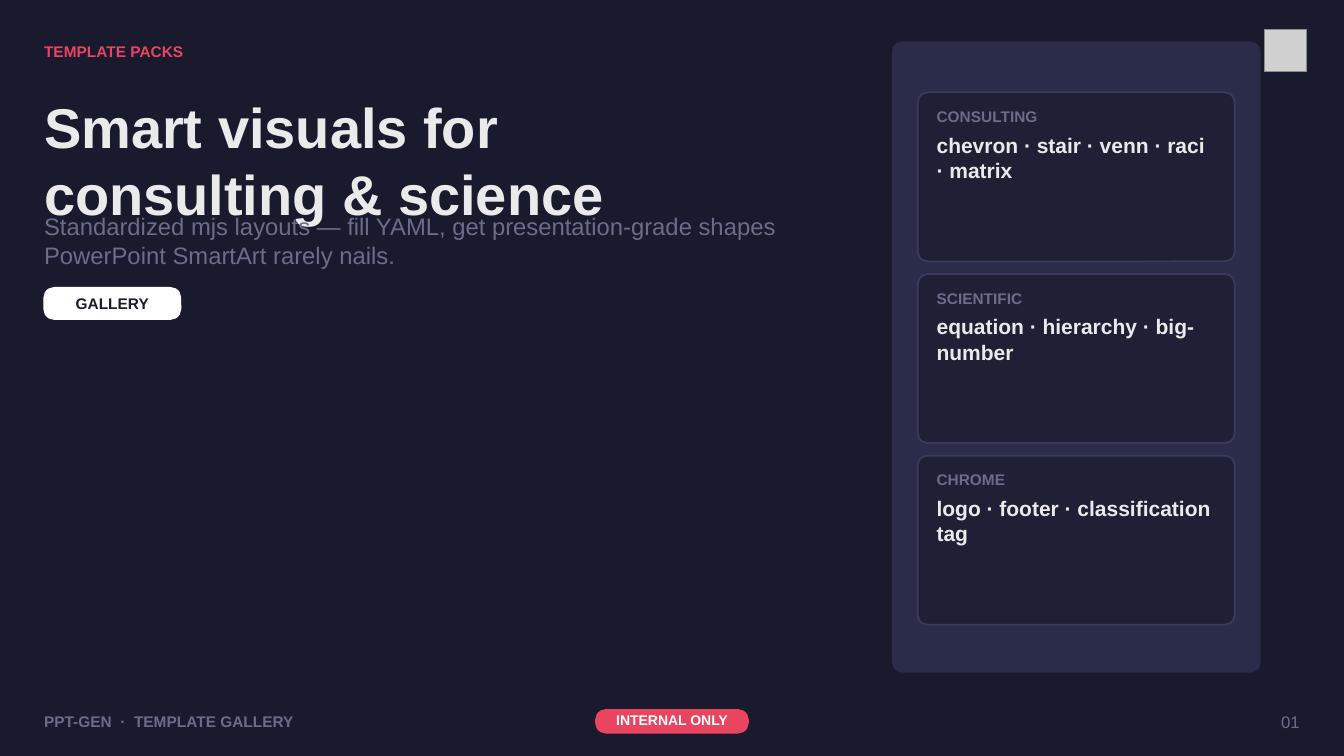
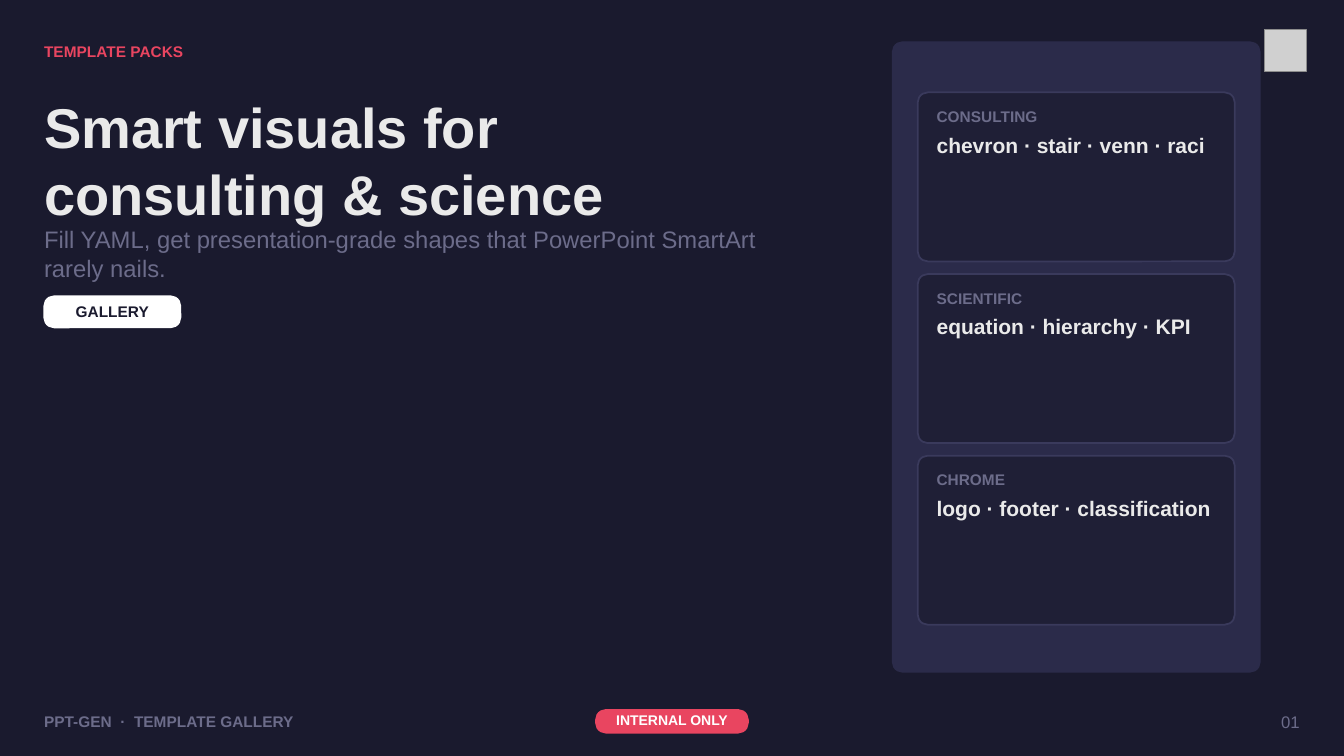
Before and after one commit to dhanesh123in/ppt-gen, a slide deck: slide 1 of examples/template-gallery.pptx. Drawn at 1344x756 pixels with LibreOffice and Linux fonts; fonts in the diff are those of the drawing; grey boxes stand for pictures. Boxes give left, top, right and bottom in pixels: in the first picture for what was removed or moved away, otherwise in the second. Text is boxed around its words. In the diff, an @@ line names an element or a change of style, - is before the commit and + after.

```diff
--- a/examples/template-gallery.pptx
+++ b/examples/template-gallery.pptx
@@ text at [937,137,1204,153]: text changed @@
-chevron · stair · venn · raci · matrix
+chevron · stair · venn · raci
@@ text at [44,231,756,282]: text changed @@
-Standardized mjs layouts — fill YAML, get presentation-grade shapes PowerPoint SmartArt rarely nails.
+Fill YAML, get presentation-grade shapes that PowerPoint SmartArt rarely nails.
@@ rounded rectangle: place and size @@
-rounded rectangle at [44,287,180,319]
+rounded rectangle at [44,296,180,328]
@@ text "GALLERY": place and size @@
-text "GALLERY" at [76,298,149,309]
+text "GALLERY" at [76,306,149,317]
@@ text at [937,318,1191,339]: text changed @@
-equation · hierarchy · big-number
+equation · hierarchy · KPI
@@ text at [937,500,1210,521]: text changed @@
-logo · footer · classification tag
+logo · footer · classification
```
Also in this commit, not shown: 14 other slides changed, 1 slide added, 14 other files.
